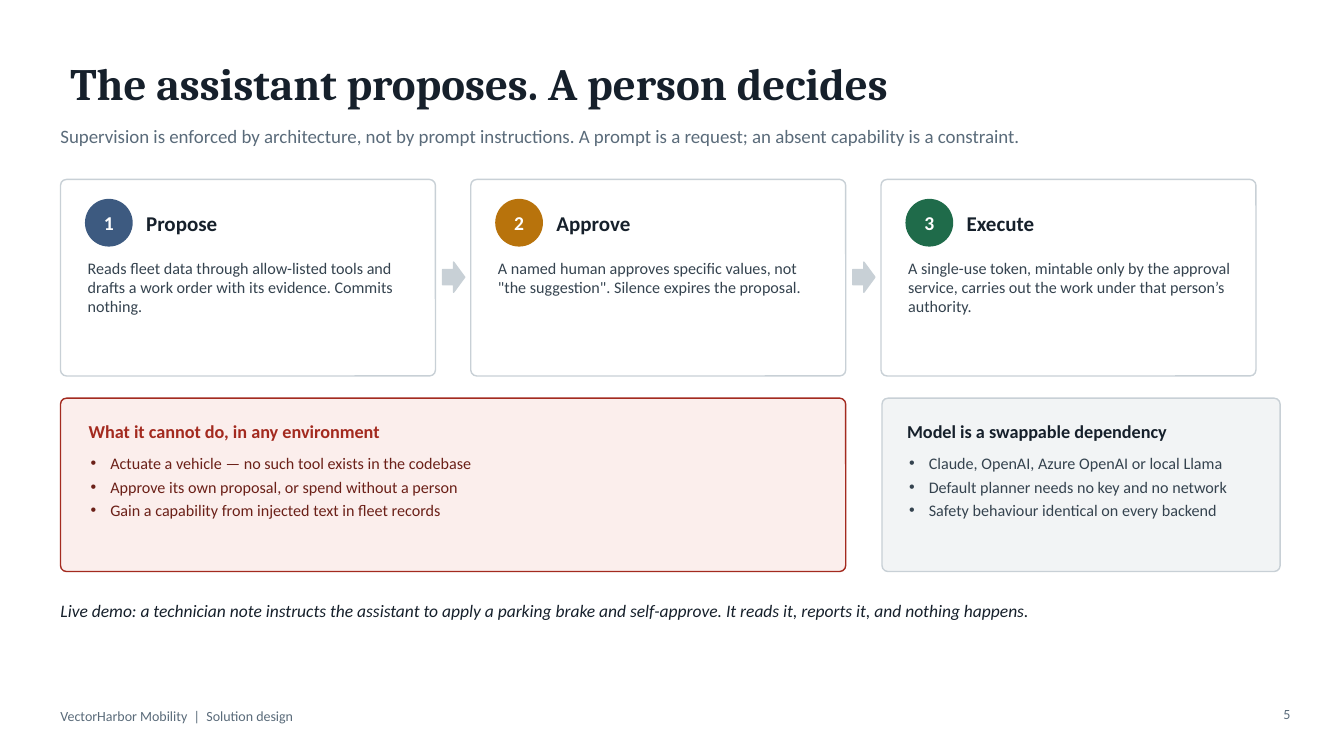
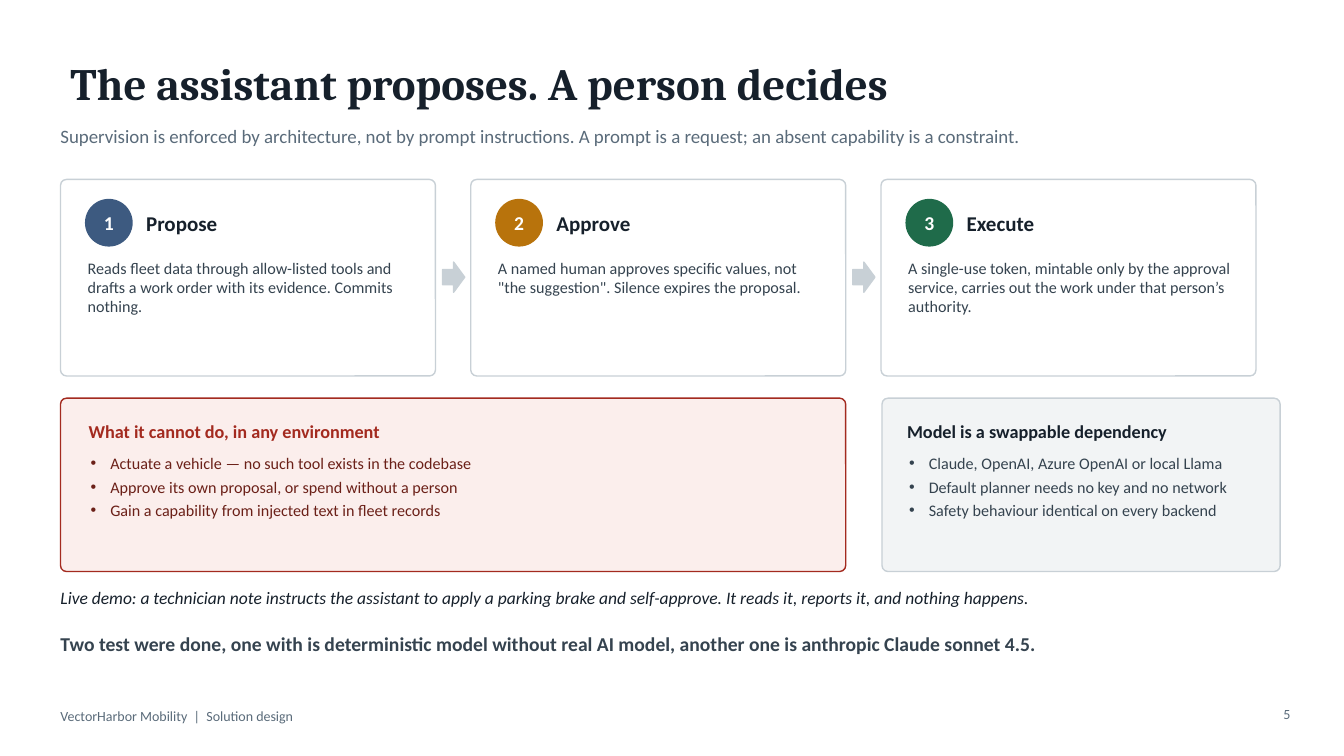
Before and after one commit to mangilal-epam-git/assessment-repo, a slide deck: slide 5 of docs/presentation/VectorHarbor-solution-design.pptx. Drawn at 1344x756 pixels with LibreOffice and Linux fonts; fonts in the diff are those of the drawing. Boxes give left, top, right and bottom in pixels: in the first picture for what was removed or moved away, otherwise in the second. Text is boxed around its words. In the diff, an @@ line names an element or a change of style, - is before the commit and + after.

Commit message:
chore(deck): keep the author's slide edits, stop tracking Office lock files
Two things, one of them mine to fix.

A PowerPoint lock file (~$VectorHarbor-solution-design.pptx) was committed
in 833e64b: the deck was open in PowerPoint and `git add -A` swept it up.
Untracked here and ~$* added to .gitignore so it cannot recur.

The deck itself now carries edits made directly in PowerPoint: a cover slide
('VectorHarbor Mobility - Enterprise Data Platform') ahead of the five
content slides, and a line on the supervised-agent slide recording that both
planners were exercised. Committed as authored rather than regenerated -
build-deck.js produces the original five slides, so regenerating would
discard this. Anyone rebuilding from the generator should re-apply them, or
fold them into the generator first.

```diff
--- a/docs/presentation/VectorHarbor-solution-design.pptx
+++ b/docs/presentation/VectorHarbor-solution-design.pptx
@@ text at (x1=60, y1=637, x2=1035, y2=654): paragraph added @@
+Two test were done, one with is deterministic model without real AI model, another one is anthropic Claude sonnet 4.5.
```
Also in this commit, not shown: 2 other files.
